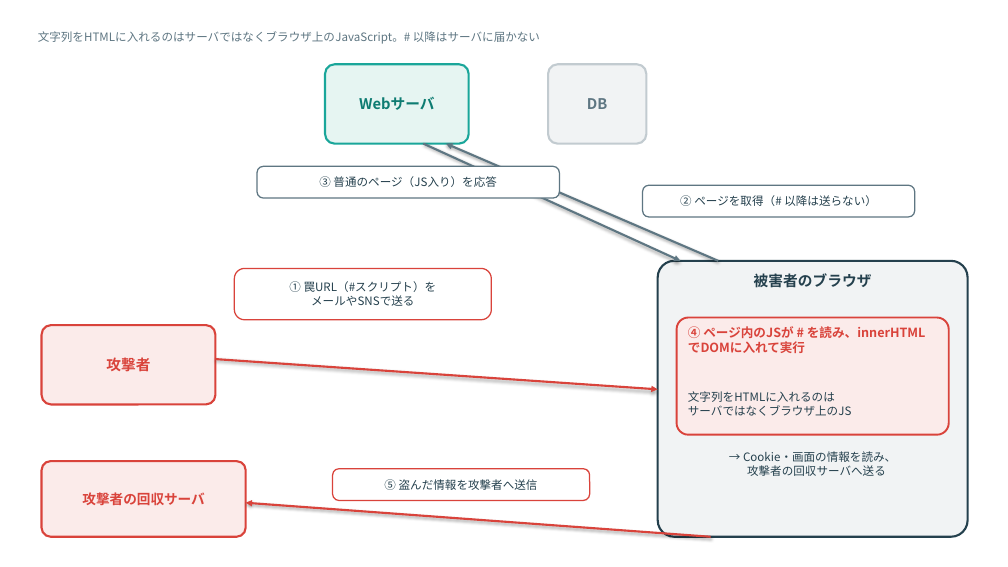
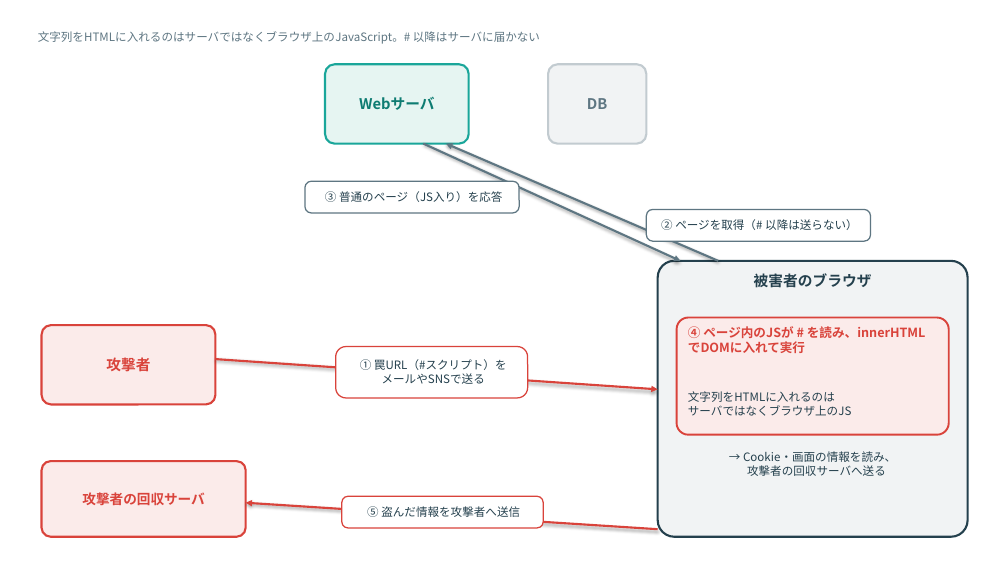
Before and after one commit to nico0748/tech-boosters, a slide deck: slide 5 of deep-dive/drafts/no.1-xss/image/HTMLパーサ図.pptx. Drawn at 1008x567 pixels with LibreOffice and Linux fonts; fonts in the diff are those of the drawing. Boxes give left, top, right and bottom in pixels: in the first picture for what was removed or moved away, otherwise in the second. Text is boxed around its words. In the diff, an @@ line names an element or a change of style, - is before the commit and + after.

```diff
--- a/deep-dive/drafts/no.1-xss/image/HTMLパーサ図.pptx
+++ b/deep-dive/drafts/no.1-xss/image/HTMLパーサ図.pptx
@@ rounded rectangle: place and size @@
-rounded rectangle at box(257, 166, 560, 198)
+rounded rectangle at box(305, 181, 519, 213)
@@ text "③ 普通のページ（JS入り）を応答": place and size @@
-text "③ 普通のページ（JS入り）を応答" at box(319, 176, 496, 187)
+text "③ 普通のページ（JS入り）を応答" at box(325, 191, 502, 202)
@@ rounded rectangle: place and size @@
-rounded rectangle at box(643, 185, 915, 217)
+rounded rectangle at box(647, 209, 871, 241)
@@ text "② ページを取得（# 以降は送らない）": place and size @@
-text "② ページを取得（# 以降は送らない）" at box(680, 195, 877, 206)
+text "② ページを取得（# 以降は送らない）" at box(661, 219, 858, 230)
@@ rounded rectangle: place and size @@
-rounded rectangle at box(234, 268, 492, 320)
+rounded rectangle at box(336, 346, 528, 398)
@@ text "① 罠URL（#スクリプト）を": place and size @@
-text "① 罠URL（#スクリプト）を" at box(289, 281, 437, 306)
+text "① 罠URL（#スクリプト）を" at box(360, 359, 507, 384)
@@ arrow moved from (711, 537) - (246, 503) to (658, 529) - (246, 503) @@
@@ rounded rectangle: place and size @@
-rounded rectangle at box(333, 469, 590, 501)
+rounded rectangle at box(342, 496, 543, 528)
@@ text "⑤ 盗んだ情報を攻撃者へ送信": place and size @@
-text "⑤ 盗んだ情報を攻撃者へ送信" at box(384, 479, 538, 490)
+text "⑤ 盗んだ情報を攻撃者へ送信" at box(367, 506, 520, 517)
```
Also in this commit, not shown: 2 other slides changed, 4 other files.
